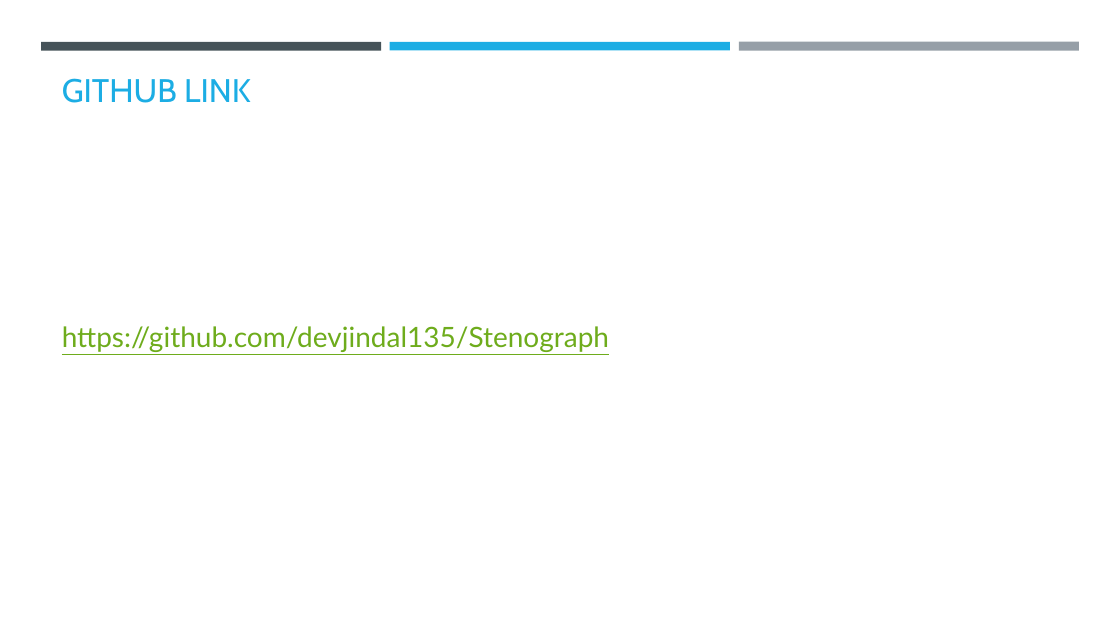
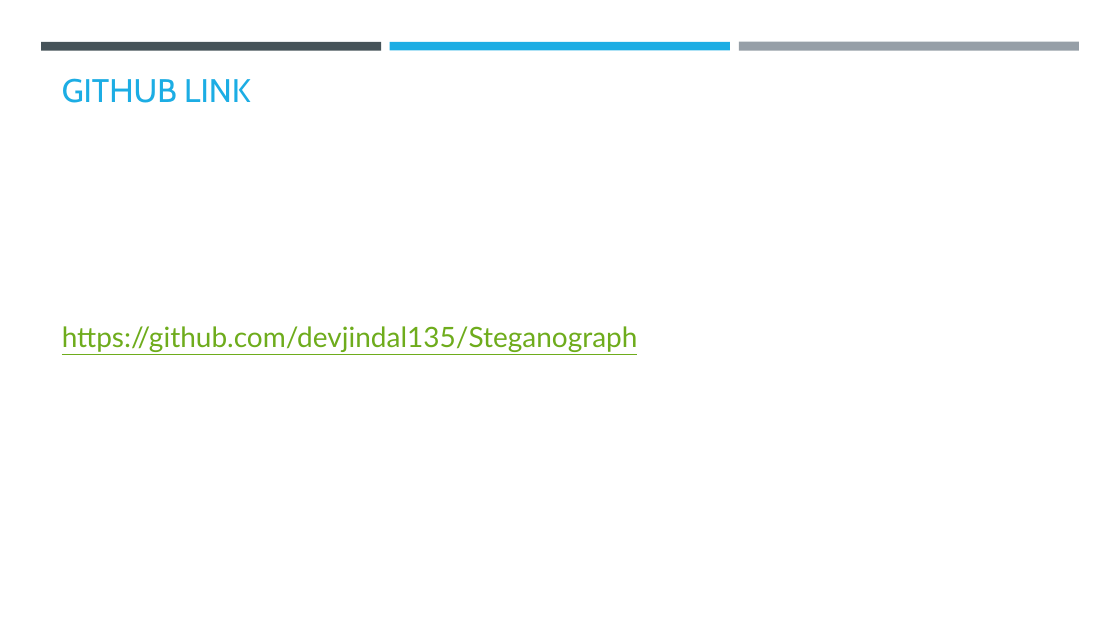
Before and after one commit to devjindal135/Steganograph, a slide deck: slide 11 of AICTE_Dev_Jindal_CSE.pptx (slide 10 before the commit). Drawn at 1120x630 pixels with LibreOffice and Linux fonts; fonts in the diff are those of the drawing; background and template pictures are left out. Boxes give left, top, right and bottom in pixels: in the first picture for what was removed or moved away, otherwise in the second. Text is boxed around its words. In the diff, an @@ line names an element or a change of style, - is before the commit and + after.

Commit message:
Steganography

```diff
--- a/AICTE_Dev_Jindal_CSE.pptx
+++ b/AICTE_Dev_Jindal_CSE.pptx
@@ text at [62, 326, 638, 352]: text changed @@
-https://github.com/devjindal135/Stenograph
+https://github.com/devjindal135/Steganograph
```
Also in this commit, not shown: 2 other slides changed, 1 slide added.
